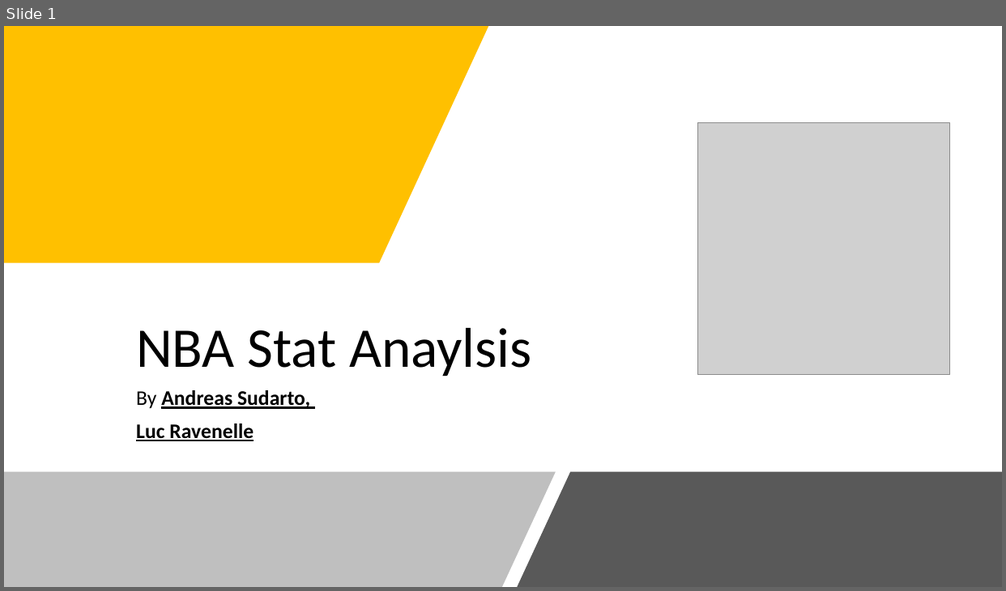
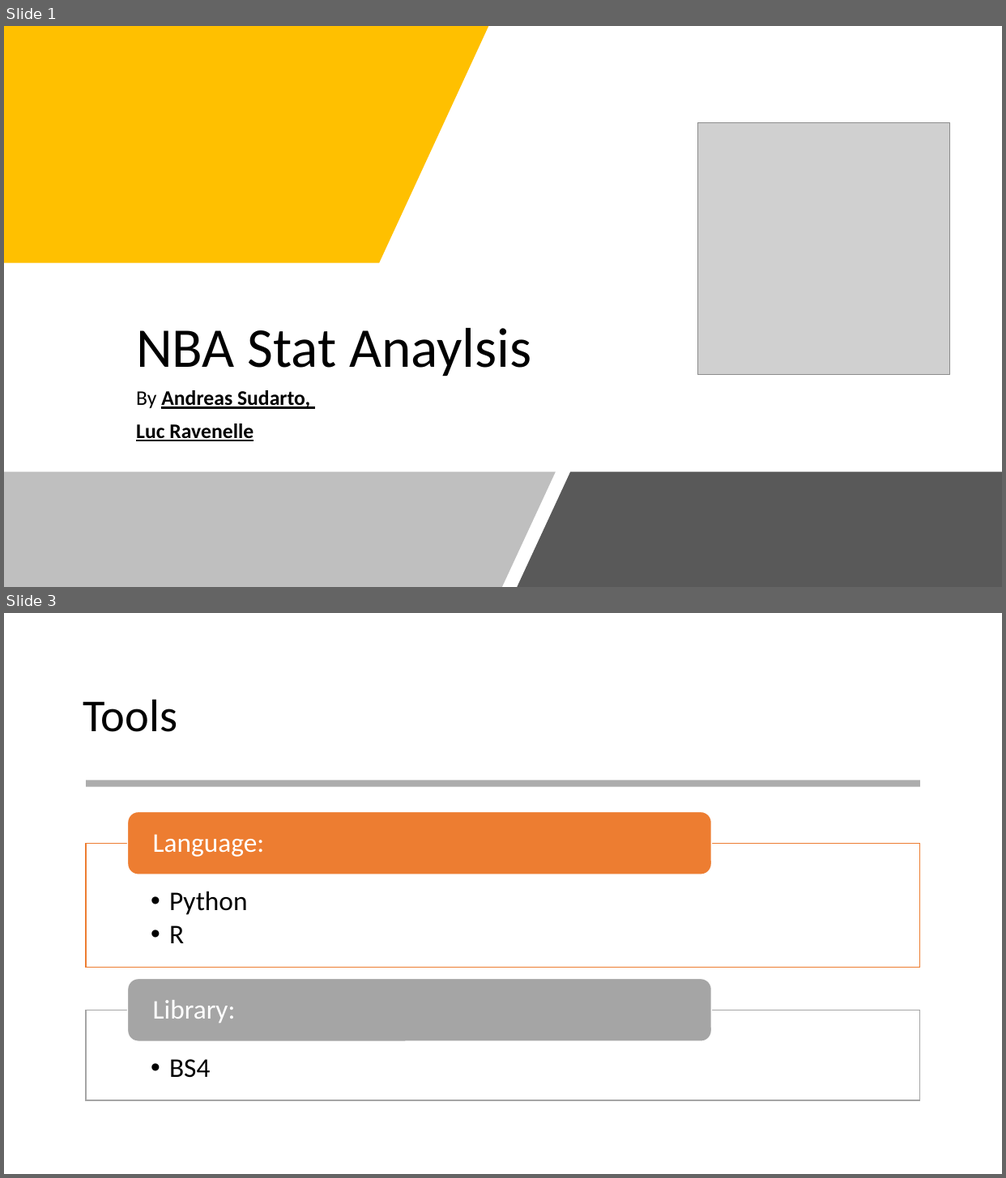
Before and after one commit to ab116893/it630_final_project, a slide deck: NBA Stat Anaylsis.pptx. Shown one above the other, each under a label of ours: slide 1 before the commit, slides 1 and 3 after it; the slides between them are not shown. The pictures are 1006x591 and 1006x1178 pixels, drawn with LibreOffice and Linux fonts; fonts in the diff are those of the drawing; grey boxes stand for pictures. Boxes give left, top, right and bottom in pixels: in the first picture for what was removed or moved away, otherwise in the second. Text is boxed around its words. In the diff, an @@ line names an element or a change of style, - is before the commit and + after.

```diff
--- a/NBA Stat Anaylsis.pptx
+++ b/NBA Stat Anaylsis.pptx
@@ slide 3 added at (4,613,1002,1174), background #FFFFFF @@
@@ title added at (83,699,177,732), 44 pt, text #000000 @@
+Tools
@@ rectangle added at (86,781,919,787), fill #808080 at 65% opacity @@
@@ group added at (86,812,919,1101): 4 texts, 2 rectangles, 2 rounded rectangles @@
+  • Python
+  • R
+Language:
+  • BS4
+Library:
```
Also in this commit, not shown: 5 other slides added, 4 slides removed.
